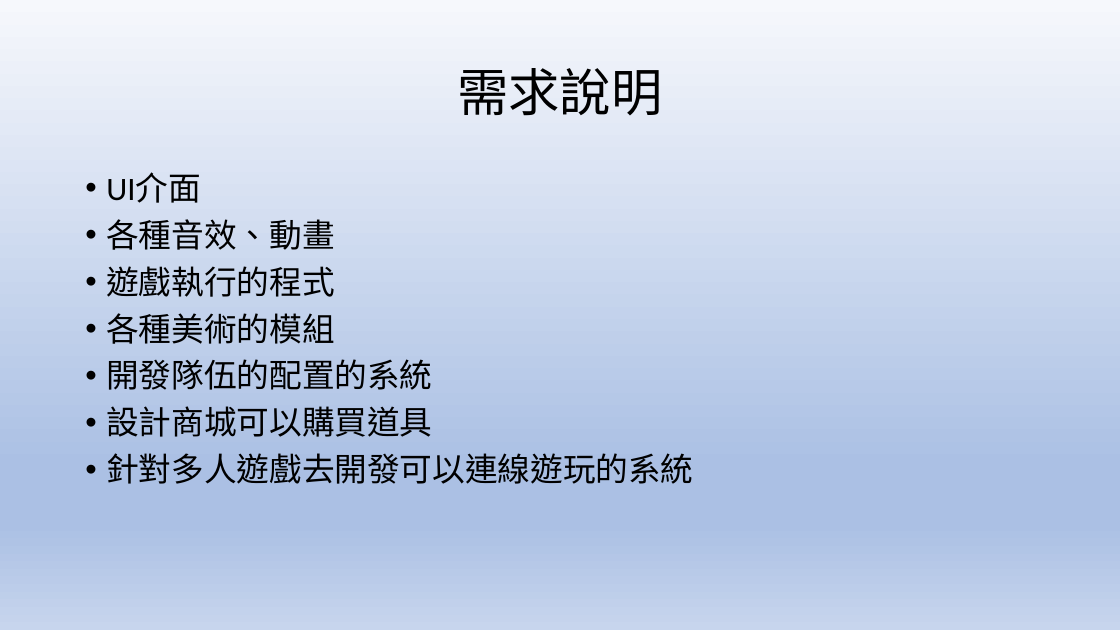
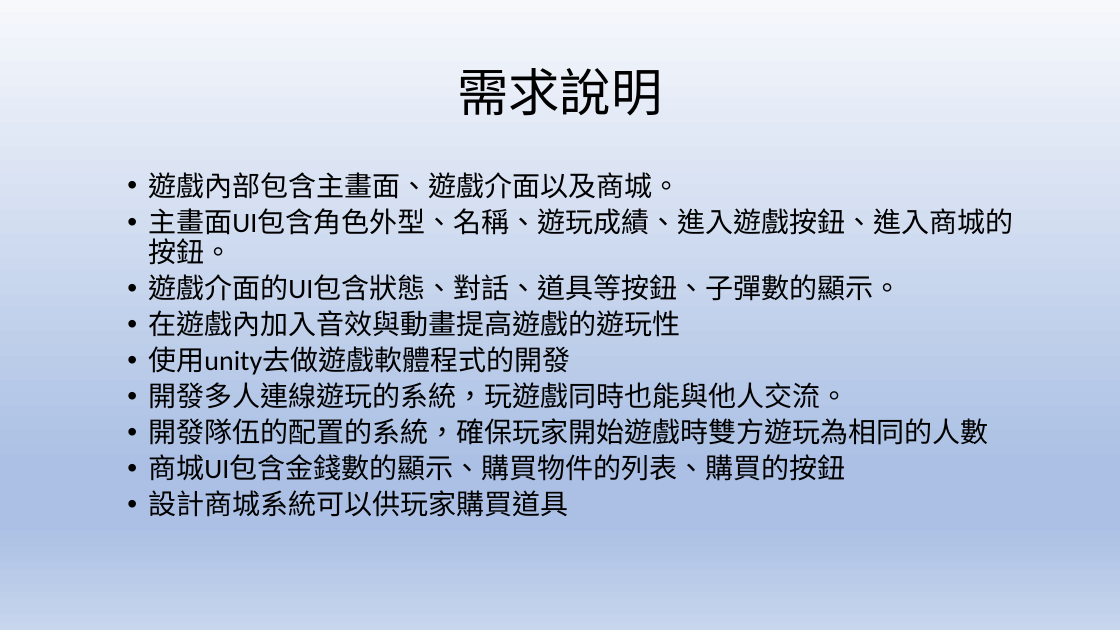
Before and after one commit to kewen0604/107_SE_Team2, a slide deck: slide 7 of 軟體工程期末專題報告.pptx. Drawn at 1120x630 pixels with LibreOffice and Linux fonts; fonts in the diff are those of the drawing. Boxes give left, top, right and bottom in pixels: in the first picture for what was removed or moved away, otherwise in the second. Text is boxed around its words. In the diff, an @@ line names an element or a change of style, - is before the commit and + after.

```diff
--- a/軟體工程期末專題報告.pptx
+++ b/軟體工程期末專題報告.pptx
@@ text at (148, 172, 1013, 517): text changed; size 28 to 24 pt @@
-• UI介面
-• 各種音效、動畫
-• 遊戲執行的程式
-• 各種美術的模組
-• 開發隊伍的配置的系統
-• 設計商城可以購買道具
-• 針對多人遊戲去開發可以連線遊玩的系統
+  • 遊戲內部包含主畫面、遊戲介面以及商城。
+  • 主畫面UI包含角色外型、名稱、遊玩成績、進入遊戲按鈕、進入商城的按鈕。
+  • 遊戲介面的UI包含狀態、對話、道具等按鈕、子彈數的顯示。
+  • 在遊戲內加入音效與動畫提高遊戲的遊玩性
+  • 使用unity去做遊戲軟體程式的開發
+  • 開發多人連線遊玩的系統，玩遊戲同時也能與他人交流。
+  • 開發隊伍的配置的系統，確保玩家開始遊戲時雙方遊玩為相同的人數
+  • 商城UI包含金錢數的顯示、購買物件的列表、購買的按鈕
+  • 設計商城系統可以供玩家購買道具
```
Also in this commit, not shown: 1 other slide changed, 1 other file.
